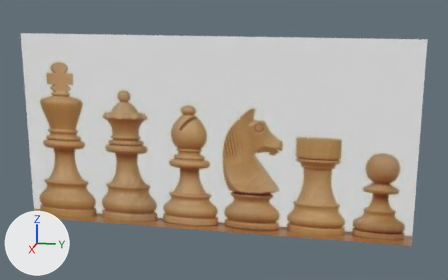
The Blender file ChessSet/Pawn.blend, before and after one commit.
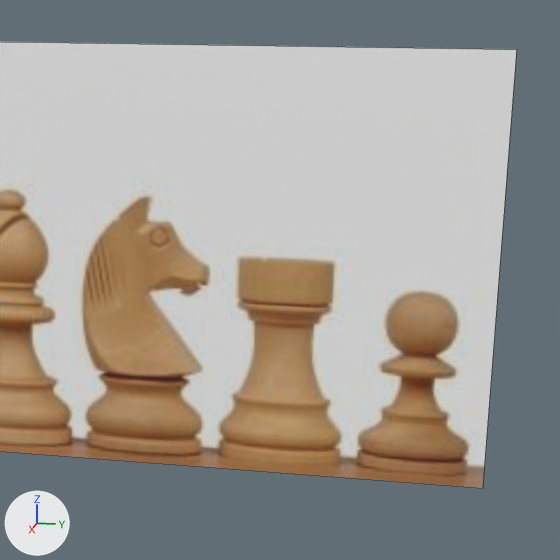
There are two pictures of each version: one whole from a 50 mm lens placed at (2.949, 0.653, 0.726), pointed at (-0.009, 0.061, -0.013), one close up on the part from 41% to 100% of the width and 6% to 100% of the height. Every picture has the same lights, and +X, +Y and +Z are marked at lower left. The close-ups show mesh edges as thin lines.

In view in the first close-up: 'reference'.
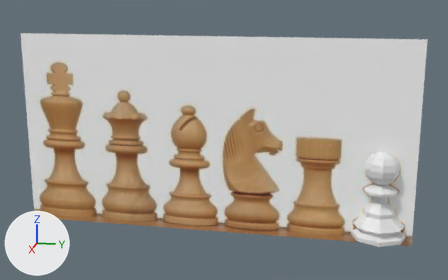
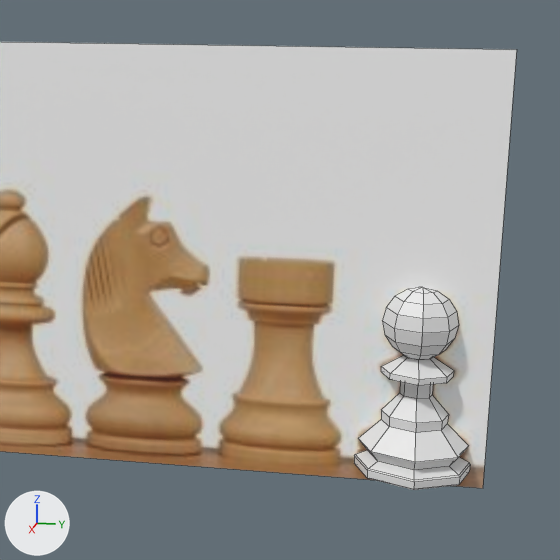
The newer file is also rescaled (x0.12), turned or shifted as a whole; pictures and numbers use the older file's frame.

Changed parts and their boxes [x1, y1, x2, y2] in the close-ups (560 x 560 px):
'Pawn', added
    after: [354, 287, 470, 490]

Edits to the bpy script that builds the scene:
```text
Add me_cylinder:
    me_cylinder.from_pydata(...)  # 162 vertices, 162 faces; spans x -0.0156..0.0156, y -0.0156..0.0156, z 0.0001..0.0521
Add ob_pawn:
    ob_pawn = bpy.data.objects.new('Pawn', me_cylinder)
    ob_pawn.location = (0.0, 0.834, -0.464)
    ob_pawn.scale = (8.35, 8.35, 8.35)
```
